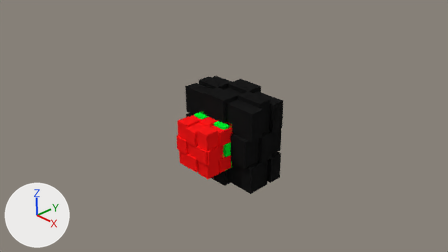
An edit to the Blender file Project Gamma/Assets/Models/Button-Cube.blend, drawn before and after from the same camera.
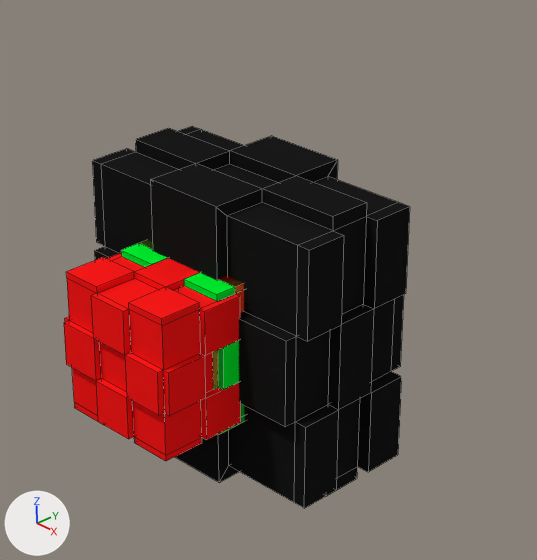
Each version is shown from the file's camera 'Camera', then close up on the part from 35% to 72% of the width and 15% to 83% of the height. Lighting does not change. The marker at lower left points along +X, +Y and +Z. The close-ups show mesh edges as thin lines.

Objects in the first close-up: 'ButtonBase', 'PressedButton', 'UnpressedButton'.
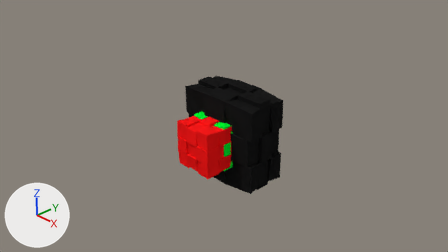
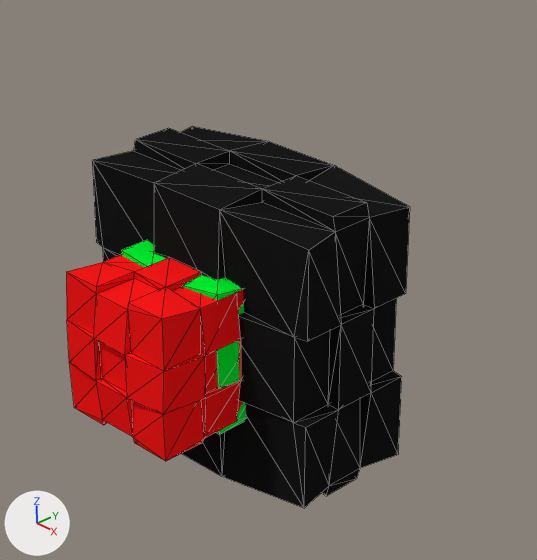
The change, as a list of edits to the scene's bpy script:
```text
Change ob_pressedbutton:
    add _m = ob_pressedbutton.modifiers.new('Decimate', 'DECIMATE')
    add _m.ratio = 0.7
    add _m.use_collapse_triangulate = True
Change ob_buttonbase:
    add _m = ob_buttonbase.modifiers.new('Decimate', 'DECIMATE')
    add _m.ratio = 0.8
    add _m.use_collapse_triangulate = True
    add _m.use_symmetry = True
Change ob_unpressedbutton:
    add _m = ob_unpressedbutton.modifiers.new('Decimate', 'DECIMATE')
    add _m.ratio = 0.7
    add _m.use_collapse_triangulate = True
    add _m.use_symmetry = True
```

Changed parts and their boxes [x1, y1, x2, y2] in the close-ups (537 x 560 px):
'ButtonBase', modifiers changed: [92, 126, 410, 508] in both
'UnpressedButton', modifiers changed (7% shorter): before [64, 240, 244, 461]; after [66, 255, 244, 461]
'PressedButton', modifiers changed: before [121, 240, 245, 434]; after [121, 240, 246, 434]
